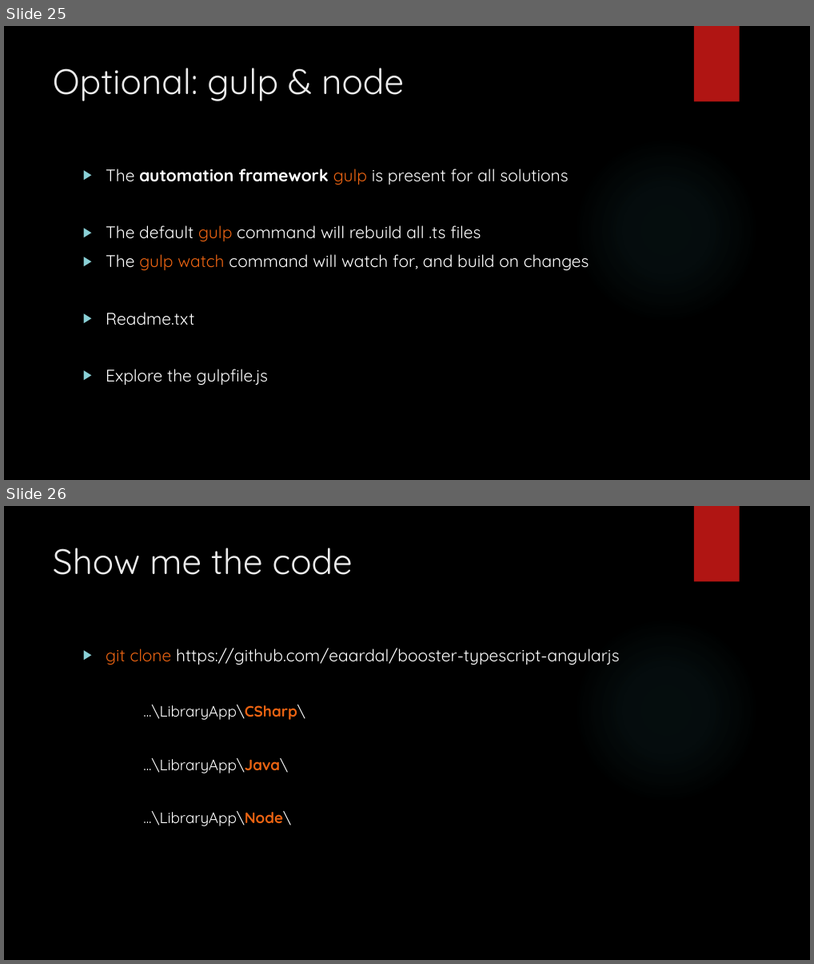
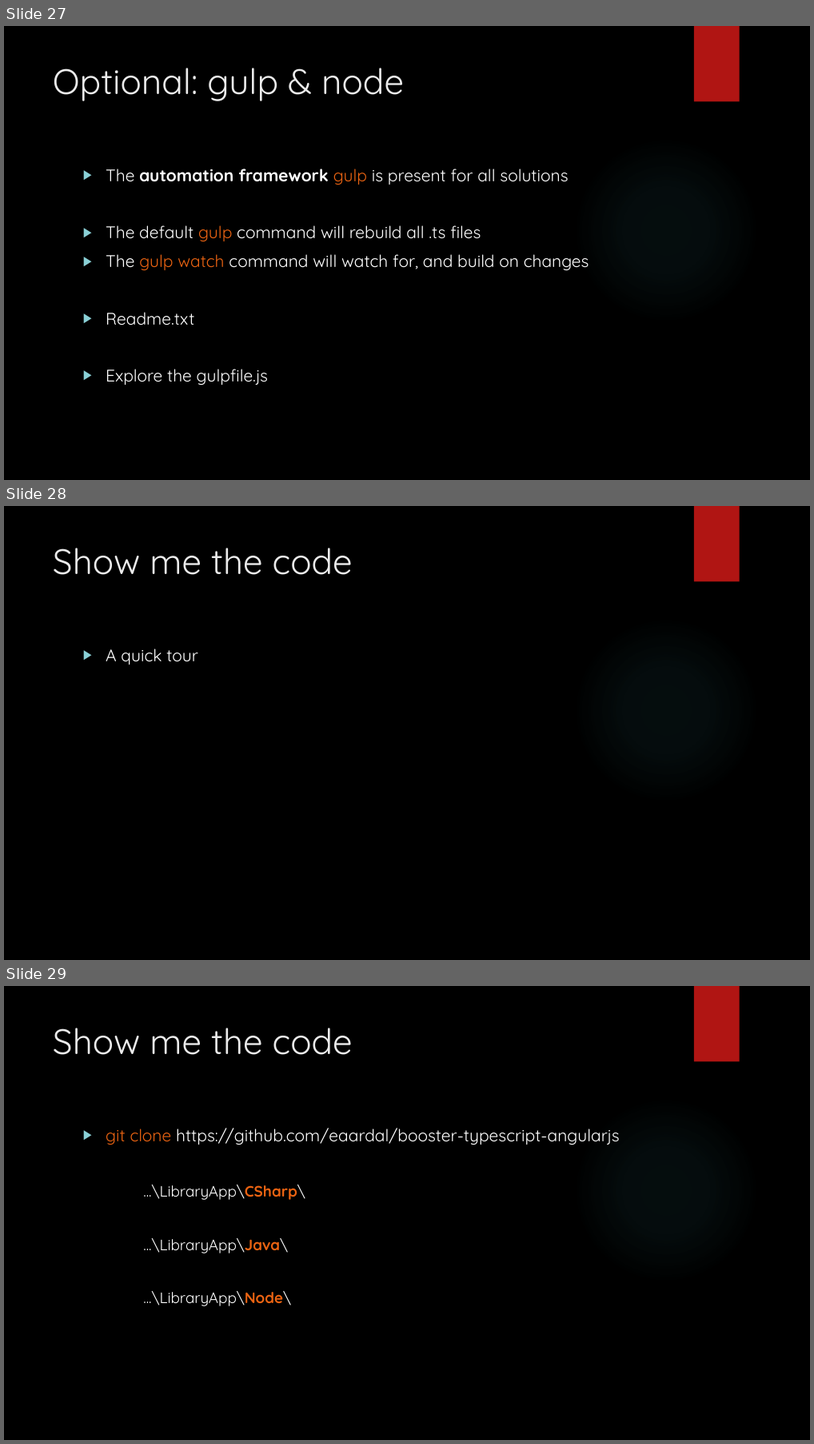
Before and after one commit to bouvet-openlab/typescript-angular-workshop, a slide deck: TypeScript.pptx. Shown one above the other, each under a label of ours: slides 25 and 26 before the commit, slides 27, 28 and 29 after it. The pictures are 814x964 and 814x1444 pixels, drawn with LibreOffice and Linux fonts; fonts in the diff are those of the drawing; background and template pictures are left out. Boxes give left, top, right and bottom in pixels: in the first picture for what was removed or moved away, otherwise in the second. Text is boxed around its words. In the diff, an @@ line names an element or a change of style, - is before the commit and + after.

```diff
--- a/TypeScript.pptx
+++ b/TypeScript.pptx
@@ slide 28 added at [4, 506, 810, 960], background picture (left out); not listed: 2 template elements that a slide beside it also shows @@
@@ title added at [53, 548, 353, 575], 42 pt, text #EBEBEB @@
+Show me the code
@@ text added at [106, 648, 198, 664], 20 pt, text #FFFFFF @@
+▶ A quick tour
@@ what was slide 25 is now slide 27 @@
@@ what was slide 26 is now slide 29 @@
```
Also in this commit, not shown: 1 slide changed, 2 other slides added, 5 other files.
